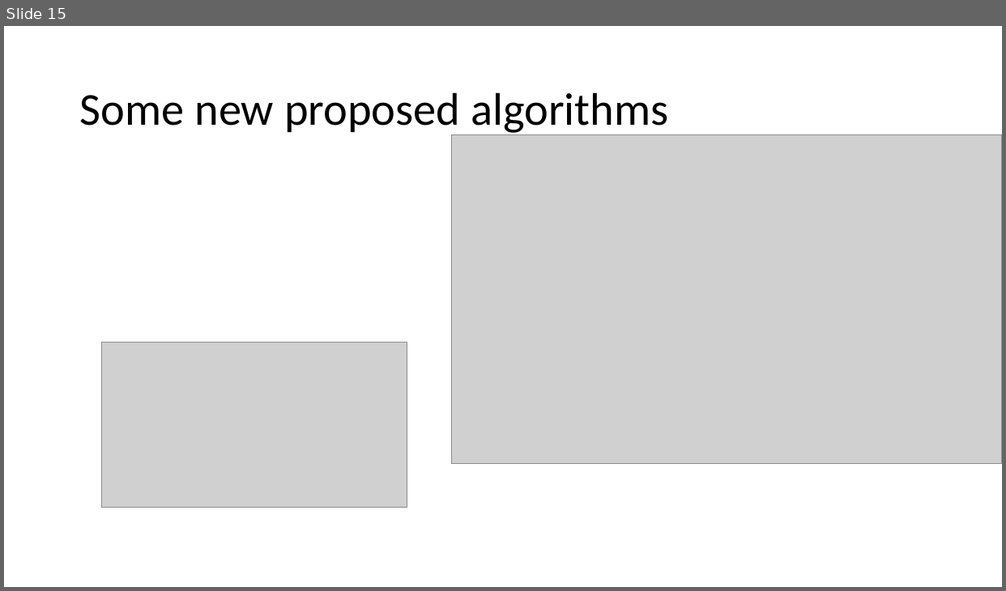
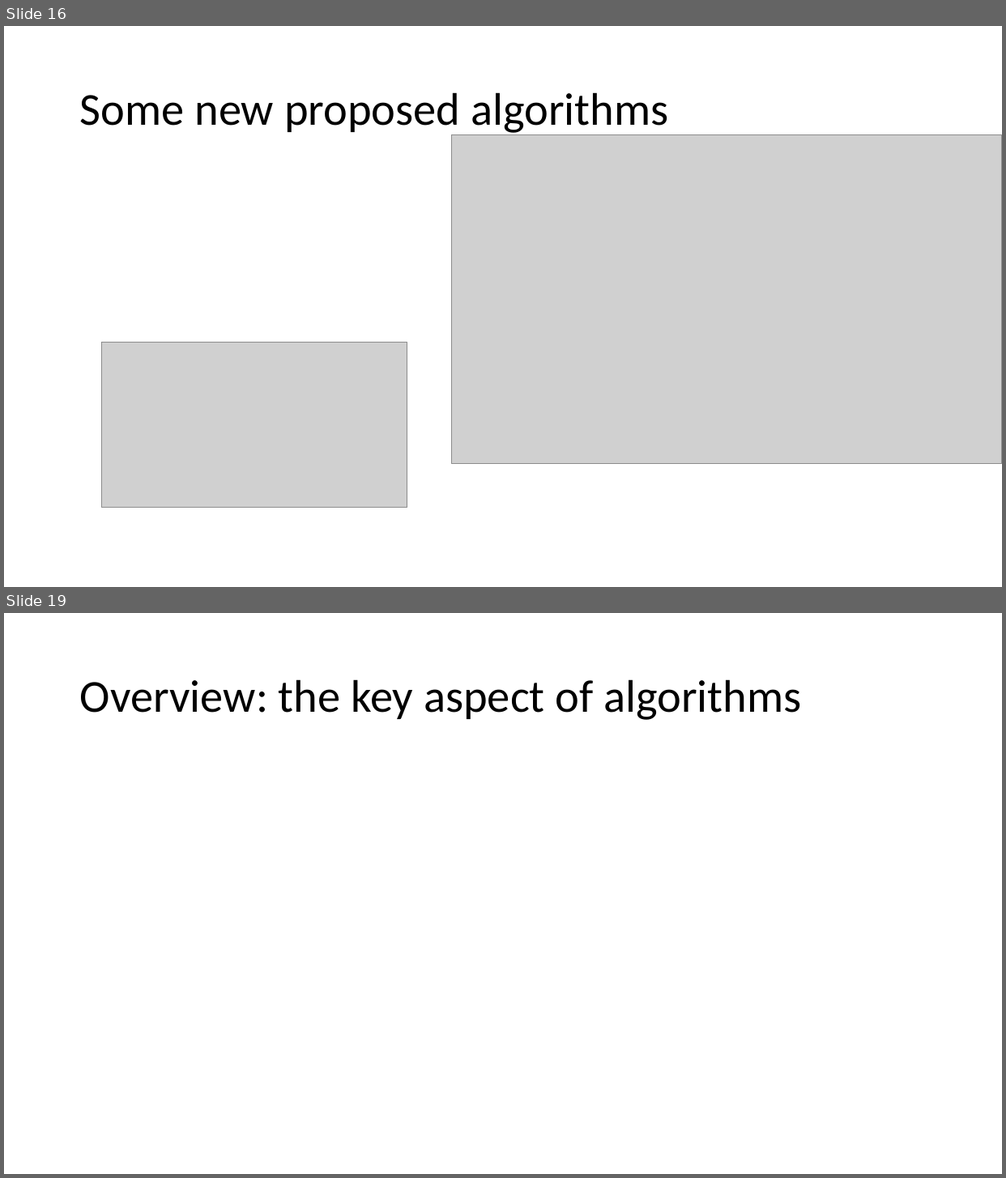
Before and after one commit to xfdywy/RL, a slide deck: some slide/rl theory.pptx. Shown one above the other, each under a label of ours: slide 15 before the commit, slides 16 and 19 after it; the slides between them are not shown. The pictures are 1006x591 and 1006x1178 pixels, drawn with LibreOffice and Linux fonts; fonts in the diff are those of the drawing; grey boxes stand for pictures. Boxes give left, top, right and bottom in pixels: in the first picture for what was removed or moved away, otherwise in the second. Text is boxed around its words. In the diff, an @@ line names an element or a change of style, - is before the commit and + after.

```diff
--- a/some slide/rl theory.pptx
+++ b/some slide/rl theory.pptx
@@ slide 19 added at [4,613,1002,1174], background #FFFFFF @@
@@ title added at [80,679,801,720], 44 pt, text #000000 @@
+Overview: the key aspect of algorithms
@@ what was slide 15 is now slide 16 @@
```
Also in this commit, not shown: 4 other slides added, 5 other files.
